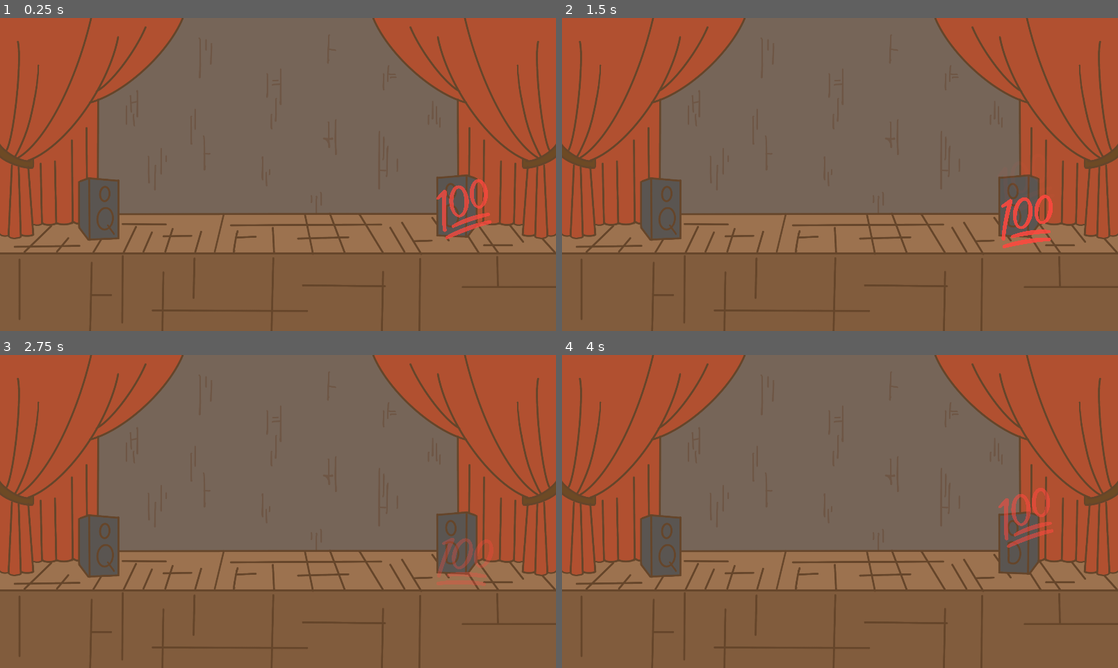
Above: before the commit, frames 1-4 (two rows, left to right).
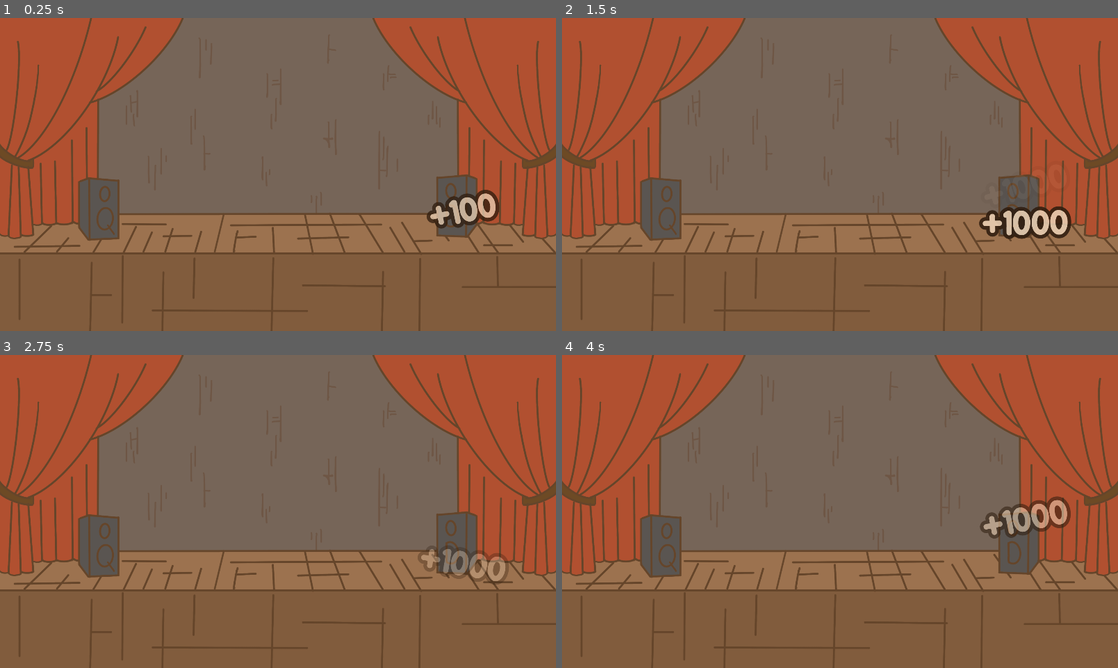
Above: after the commit, the same moments.

Repository: IridescenceFR/GlobalGameJam2024
Game: Godot game, scene res://Scenes/test_Score.tscn
Same seed, same stepped clock (60 frames per second), same inputs: the game is played once before the commit and once after it. This scene is started directly instead of the project's main scene.
Inputs (mouse positions are in pixels of both pictures, inside the frame that each line leads up to):
- Up to frame 1 (0.25 s): no input
- Up to frame 2 (1.5 s): move the mouse to (812, 237) at 0.52 s; hold N (add_score) 0.53-1.28 s; hold Right (move_right) from 0.53 s (still down); move the mouse to (1006, 221) at 1.27 s; tap N (add_score) at 1.35 s
- Up to frame 3 (2.75 s): move the mouse to (111, 464) at 2.02 s; release Right (move_right) at 2.03 s; hold Left (move_left) from 2.03 s (still down); hold N (add_score) from 2.03 s (still down)
- Up to frame 4 (4 s): keep holding Left (move_left); move the mouse to (867, 511) at 2.77 s; release N (add_score) at 2.78 s; tap N (add_score) at 2.85 s; move the mouse to (756, 433) at 3.52 s; hold N (add_score) from 3.53 s (still down)

The runs differ from the first frame. In frame 1, 1.4% of the frame differs, in the area x 76-90%, y 51-71%; in frame 2, 1.7%, in the area x 75-92%, y 56-74%; in frame 3, 1.3%; in frame 4, 1.6%.

Commit message:
score particul

Diff:
--- a/scripts/Main.gd
+++ b/scripts/Main.gd
@@ -10,6 +10,7 @@
 var round_with_spotlight = [4,6,8,10]
 var right_answer:int = 0
 var wrong_answer:int = 0
+var onion
 
 signal show_aura()
 #signal cherchant à déclancher le changement de la couleur de l'aura d'un spectateur
@@ -17,9 +18,8 @@
 
 func _ready():
 	create_spectators()
-	var oignon = load("res://Scenes/onion.tscn").instantiate()
-	oignon.add_to_group("oignon")
-	add_child(oignon)
+	onion = load("res://Scenes/onion.tscn").instantiate()
+	add_child(onion)
 
 func game_over():
 	$HUD.update_score(score)
@@ -89,18 +89,18 @@
 	# CALCULE DU SCORE
 	if color == right_answer:
 		score += 1000
-		create_score(1000, Vector2(950, 100))
+		create_score(1000, 0)
 		var time_left = $OutOfTimeTimer.get_time_left()
 		$OutOfTimeTimer.stop()
 		if time_left > 2 :
 			score += 200
-			create_score(200, Vector2(950, 50))
+			create_score(200, 1)
 	elif color == wrong_answer:
 		score += 250
-		create_score(250, Vector2(950, 100))
+		create_score(250, 0)
 	else :
 		score += 500
-		create_score(500, Vector2(950, 100))
+		create_score(500, 0)
 	$HUD.update_score(score)
 
 
@@ -171,8 +171,7 @@
 func _on_spotlight_timer_timeout():
 	if combo > 4:
 		score += 300
-		var array_of_oignon = get_tree().get_nodes_in_group("oignon")
-		create_score(300, Vector2(array_of_oignon[0].position.x, 500))
+		create_score(300, 3)
 	$HUD.update_score(score)
 	if spotlight_child != null:
 		spotlight_child.free()
@@ -187,12 +186,10 @@
 		combo += 1
 		if combo > 2:
 			score += 200
-			var array_of_oignon = get_tree().get_nodes_in_group("oignon")
-			create_score(300, Vector2(array_of_oignon[0].position.x, 500))
+			create_score(200, 2)
 		else:
 			score += 100
-			var array_of_oignon = get_tree().get_nodes_in_group("oignon")
-			create_score(300, Vector2(array_of_oignon[0].position.x, 500))
+			create_score(100, 2)
 	$HUD.update_score(score)
 
 
@@ -206,9 +203,36 @@
 	under_spotlight = false
 	combo = 0
 
-func create_score(scoring : int, pos : Vector2):
+#func create_score(scoring : int, pos : Vector2):
+	#var Score_scene : PackedScene = load("res://Scenes/score.tscn")
+	#var newScore= Score_scene.instantiate()
+	#newScore.position = pos
+	#newScore.score = scoring
+	#add_child(newScore)
+
+#type_0 = bouton; type_1 = bonus; type_2 = light; type_3 = light_bonus
+func create_score(scoring : int, type: int):
+	var pos = Vector2.ZERO
 	var Score_scene : PackedScene = load("res://Scenes/score.tscn")
 	var newScore= Score_scene.instantiate()
+	if type < 2:
+		pos = get_viewport().get_mouse_position()
+		if type == 0:
+			pos.y -= 50
+		else:
+			pos.y += 50
+	else:
+		pos = onion.position
+		print(pos)
+		if onion.position.x > 960:
+			pos.x = onion.position.x - 200
+			if type == 3:
+				pos.x -= 200
+		else:
+			pos.x = onion.position.x + 200
+			if type == 3:
+				pos.x += 200
+		pos.y = onion.position.y
+	newScore.score = scoring
 	newScore.position = pos
-	newScore.score = scoring
 	add_child(newScore)
--- a/scripts/score.gd
+++ b/scripts/score.gd
@@ -19,21 +19,20 @@
 func _ready():
 	match score:
 		100:
-			get_child(0).texture = load("res://assets/le100.png")
+			get_child(0).texture = load("res://assets/Score_100.png")
 		200:
-			get_child(0).texture = load("res://assets/le100.png")
+			get_child(0).texture = load("res://assets/Score_200.png")
 		250:
-			get_child(0).texture = load("res://assets/le100.png")
+			get_child(0).texture = load("res://assets/Score_250.png")
 		300:
-			get_child(0).texture = load("res://assets/le100.png")
+			get_child(0).texture = load("res://assets/Score_300.png")
 		500:
-			get_child(0).texture = load("res://assets/le100.png")
+			get_child(0).texture = load("res://assets/Score_500.png")
 		1000:
-			get_child(0).texture = load("res://assets/le100.png")
+			get_child(0).texture = load("res://assets/Score_1000.png")
 		_:
 			print("j'ai pas le score")
 
-	scale = Vector2(0.2, 0.2)
 	rotation = randf_range(-0.3, 0.3)
 	#$timerScore.start()
 
Binary file added: assets/Score_100.png
Not shown, added: assets/Score_100.png.import
Binary file added: assets/Score_1000.png
Not shown, added: assets/Score_1000.png.import
Binary file added: assets/Score_200.png
Not shown, added: assets/Score_200.png.import
Binary file added: assets/Score_250.png
Not shown, added: assets/Score_250.png.import
Binary file added: assets/Score_300.png
Not shown, added: assets/Score_300.png.import
Binary file added: assets/Score_500.png
Not shown, added: assets/Score_500.png.import
